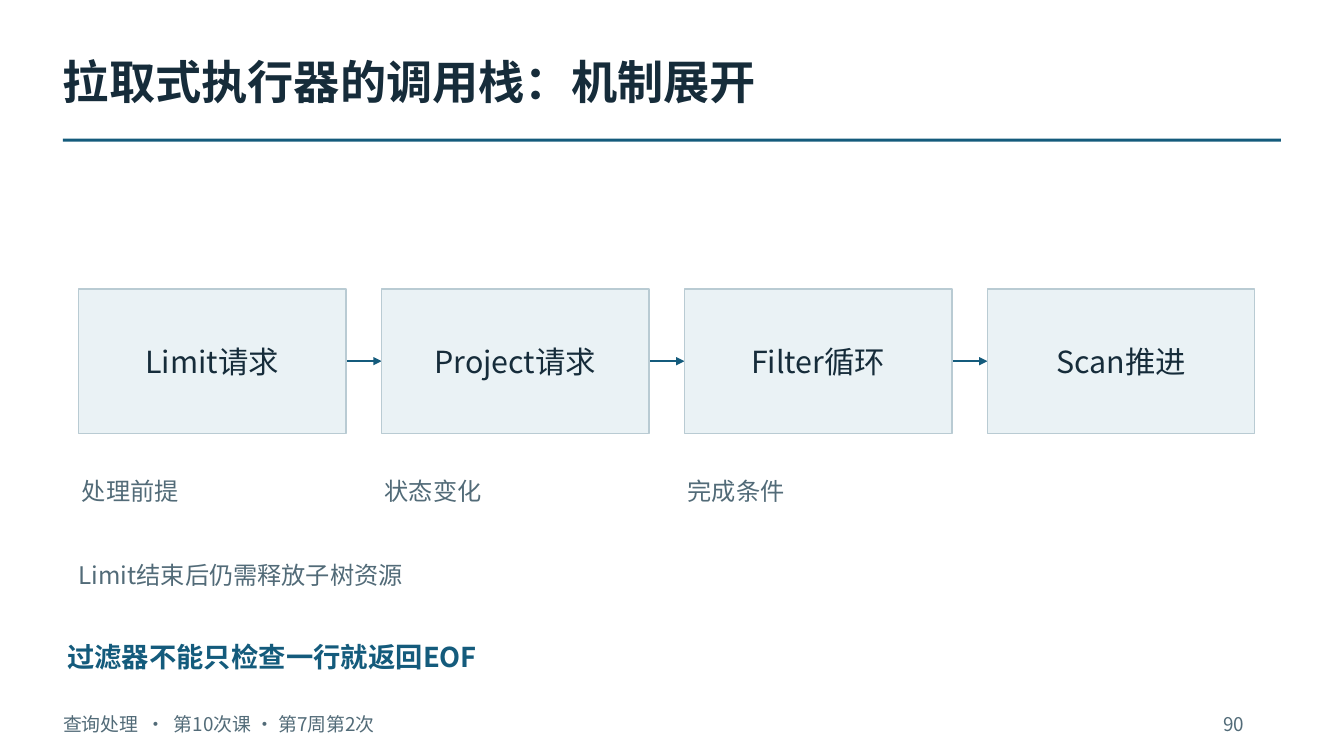
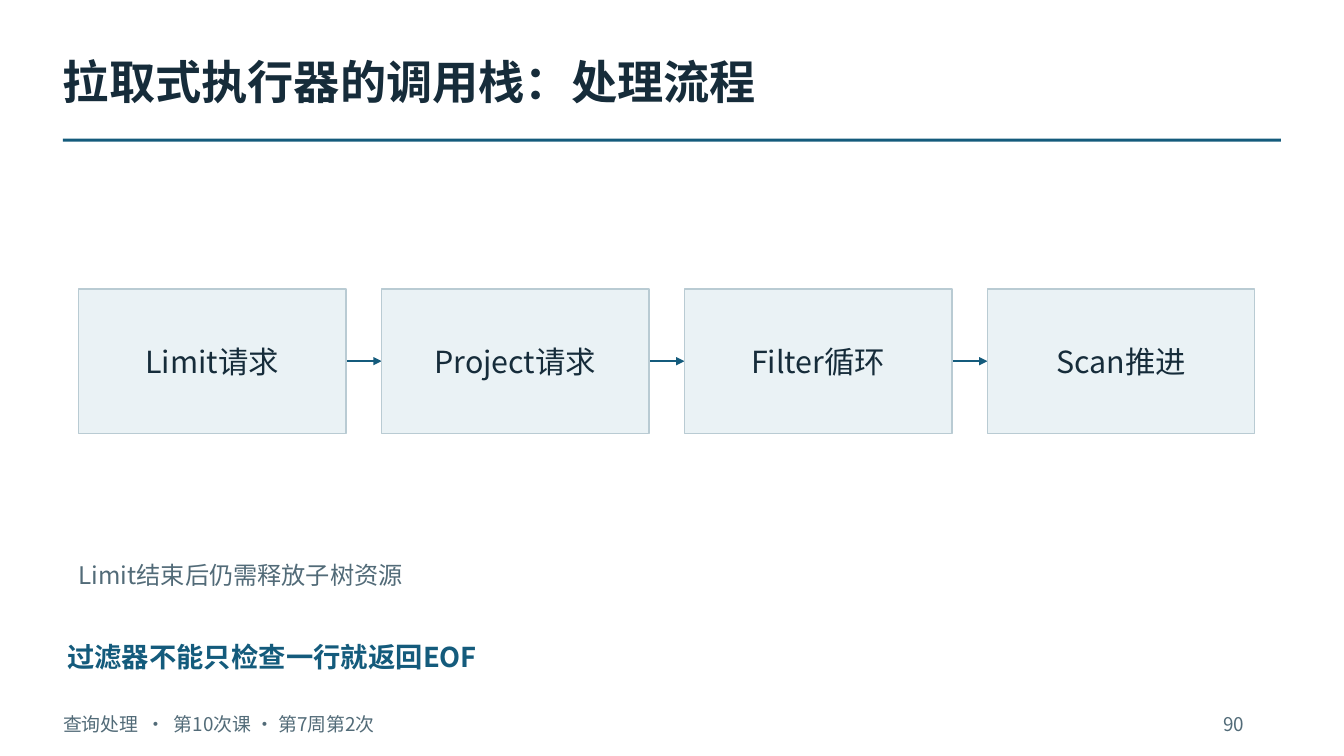
Before and after one commit to intellistream/database-kernel-course-student, a slide deck: slide 90 of 01_课件（第6版）/03_查询处理.pptx. Drawn at 1344x756 pixels with LibreOffice and Linux fonts; fonts in the diff are those of the drawing. Boxes give left, top, right and bottom in pixels: in the first picture for what was removed or moved away, otherwise in the second. Text is boxed around its words. In the diff, an @@ line names an element or a change of style, - is before the commit and + after.

```diff
--- a/01_课件（第6版）/03_查询处理.pptx
+++ b/01_课件（第6版）/03_查询处理.pptx
@@ text at (x1=63, y1=59, x2=756, y2=104): text changed @@
-拉取式执行器的调用栈：机制展开
+拉取式执行器的调用栈：处理流程
@@ text removed at (x1=82, y1=479, x2=179, y2=502) @@
-处理前提
@@ text removed at (x1=385, y1=479, x2=482, y2=502) @@
-状态变化
@@ text removed at (x1=688, y1=479, x2=785, y2=502) @@
-完成条件
```
Also in this commit, not shown: 149 other slides changed, 6 other files.
